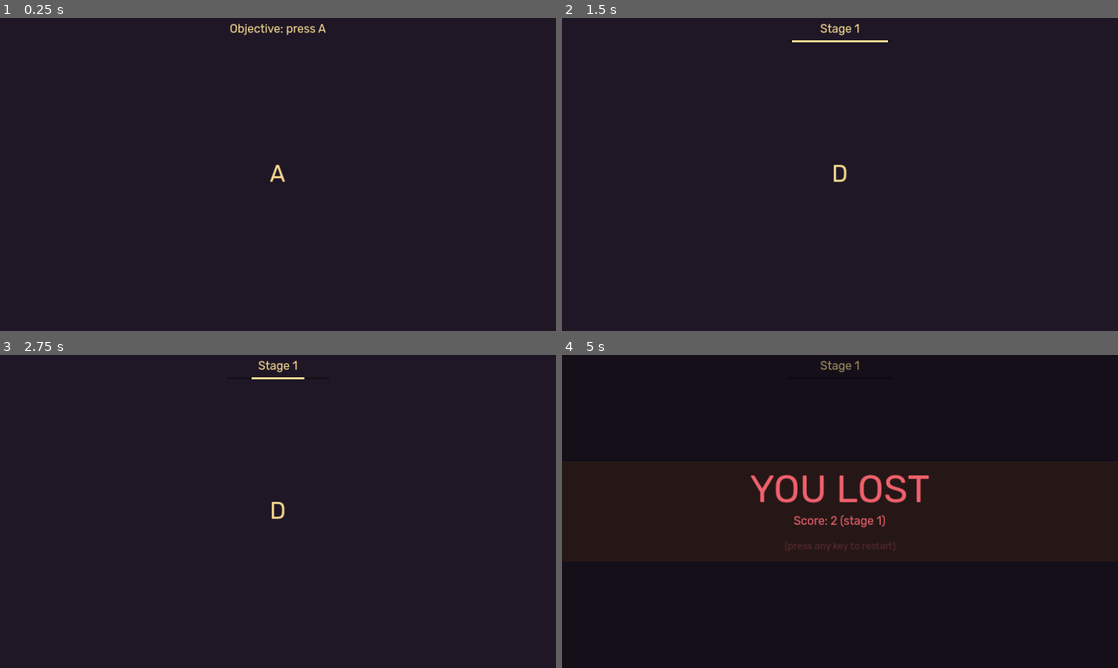
Above: before the commit, frames 1-4 (two rows, left to right).
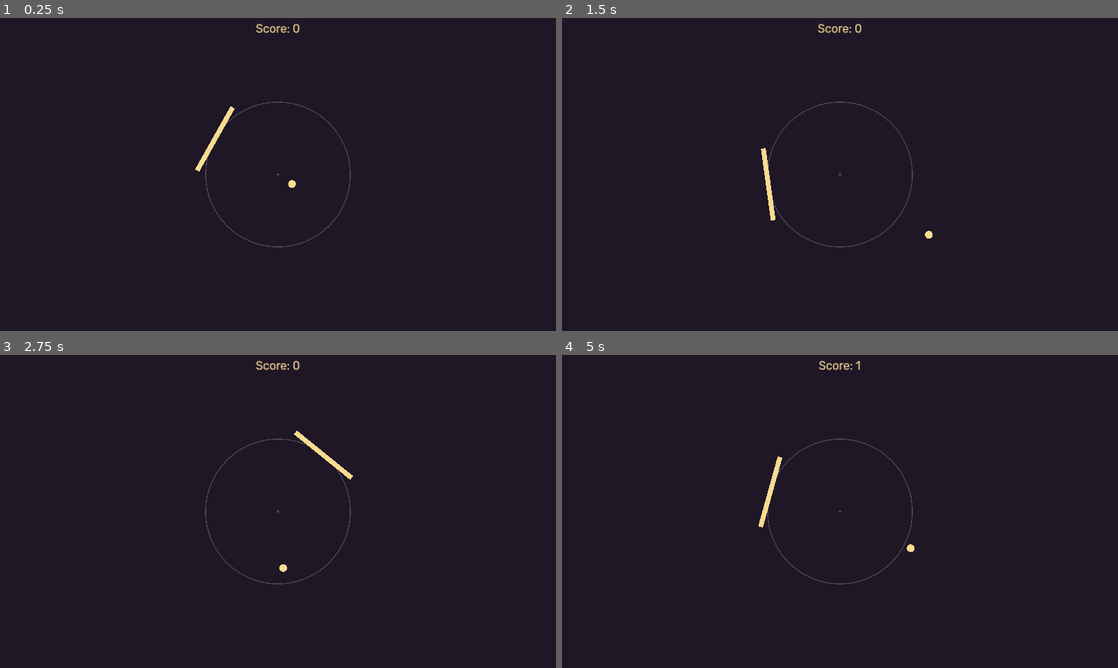
Above: after the commit, the same moments.

Repository: Aurif/gamdev-marathon
Game: Godot game, scene res://scenes/game_2.tscn
Two runs of this game, one before a commit and one after it. Both use one fixed random seed, a clock stepped at 60 frames per second and the inputs below. Before the commit the project starts from res://scenes/game_1.tscn.
Inputs (mouse positions are in pixels of both pictures, inside the frame that each line leads up to):
- Up to frame 1 (0.25 s): no input
- Up to frame 2 (1.5 s): tap A at 0.5, 1.25 s; move the mouse to (962, 158) at 0.52 s; move the mouse to (728, 190) at 1.27 s
- Up to frame 3 (2.75 s): tap Enter at 2 s; move the mouse to (333, 442) at 2.02 s
- Up to frame 4 (5 s): move the mouse to (812, 574) at 2.77 s; move the mouse to (1006, 558) at 3.52 s; move the mouse to (673, 464) at 4.27 s

The runs differ from the first frame. In frame 1, 0.8% of the frame differs, in the area x 35-64%, y 1-74%; in frame 2, 0.8%; in frame 3, 0.8%; in frame 4, 2.1%, in the area x 33-67%, y 1-74%.

Commit message:
G2 - base game

Diff:
--- /dev/null
+++ b/game/common/atoms/input_mouse_rotation/input_mouse_rotation.gd
@@ -0,0 +1,21 @@
+extends Node
+
+@export var center: Vector2
+@export var offset_angle: int
+@export var distance: int
+
+var mouse_pos: Vector2
+
+func _input(event):
+	if event is InputEventMouseMotion:
+		mouse_pos = event.position
+
+func _process(_delta: float) -> void:
+	var rotation_center = Vector2(get_viewport().get_visible_rect().size) * center
+	var rotation_angle = (mouse_pos - rotation_center).angle() + deg_to_rad(offset_angle)
+	get_parent().rotation = rotation_angle
+	get_parent().position = rotation_center + Vector2(0, -distance).rotated(rotation_angle)
+
+	$SpriteCenter.position = rotation_center
+	$SpriteRadius.position = rotation_center
+	$SpriteRadius.radius = distance
--- /dev/null
+++ b/game/common/atoms/keep_position/keep_position.gd
@@ -0,0 +1,16 @@
+@tool
+extends Node
+
+@export var relative_position: Vector2 = Vector2(0.5, 0.5)
+
+func _ready() -> void:
+	if Engine.is_editor_hint():
+		get_parent().position = Vector2(get_tree().edited_scene_root.size) * relative_position
+
+	if not Engine.is_editor_hint():
+		_on_size_changed()
+		get_parent().get_viewport().size_changed.connect(_on_size_changed)
+
+
+func _on_size_changed():
+	get_parent().position = Vector2(get_viewport().get_visible_rect().size) * relative_position
--- /dev/null
+++ b/game/common/atoms/keep_position/keep_position.tscn
@@ -0,0 +1,6 @@
+[gd_scene load_steps=2 format=3 uid="uid://b7olk6ingolg1"]
+
+[ext_resource type="Script" path="res://common/atoms/keep_position/keep_position.gd" id="1_1d0k0"]
+
+[node name="KeepPosition" type="Node"]
+script = ExtResource("1_1d0k0")
--- /dev/null
+++ b/game/common/atoms/sprite_circle/sprite_circle.gd
@@ -0,0 +1,14 @@
+@tool
+extends Node2D
+
+@export var radius: int = 32
+@export var filled: bool = true
+
+func _process(_delta: float) -> void:
+	queue_redraw()
+
+func _draw() -> void:
+	if filled:
+		draw_circle(Vector2.ZERO, radius, Color.WHITE)
+	else:
+		draw_circle(Vector2.ZERO, radius, Color.WHITE, false, 2)
--- /dev/null
+++ b/game/common/atoms/sprite_circle/sprite_circle.tscn
@@ -0,0 +1,6 @@
+[gd_scene load_steps=2 format=3 uid="uid://chynyknwob2sv"]
+
+[ext_resource type="Script" path="res://common/atoms/sprite_circle/sprite_circle.gd" id="1_nrpob"]
+
+[node name="SpriteCircle" type="Node2D"]
+script = ExtResource("1_nrpob")
--- /dev/null
+++ b/game/common/molecules/bouncing_ball/bouncing_ball.gd
@@ -0,0 +1,36 @@
+extends RigidBody2D
+class_name MolBouncingBall
+
+@export var speed: int
+var listeners = {}
+
+func set_direction(velocity: Vector2) -> void:
+	self.linear_velocity = velocity.normalized() * speed
+
+func set_speed(new_speed: int) -> void:
+	if speed == new_speed:
+		return
+	speed = new_speed
+	#self.linear_velocity = self.linear_velocity.normalized() * speed
+
+#
+# Events
+#
+func connect_on_collision(layer: int, callback: Callable) -> void:
+	if not listeners.get(layer):
+		listeners[layer] = []
+	listeners[layer].append(callback)
+
+#
+# Inner logic
+#
+func _integrate_forces(state: PhysicsDirectBodyState2D) -> void:
+	state.linear_velocity = state.linear_velocity.normalized() * speed
+
+func _on_body_entered(body: Node) -> void:
+	for layer in listeners:
+		if not bool(body.collision_layer & (1 << layer)):
+			continue
+		for listener in listeners[layer]:
+			if listener.is_valid():
+				listener.call(self)
--- /dev/null
+++ b/game/common/molecules/bouncing_ball/bouncing_ball.tscn
@@ -0,0 +1,34 @@
+[gd_scene load_steps=5 format=3 uid="uid://ct6c7ehcyifus"]
+
+[ext_resource type="Script" path="res://common/molecules/bouncing_ball/bouncing_ball.gd" id="1_mmtfh"]
+[ext_resource type="PackedScene" uid="uid://chynyknwob2sv" path="res://common/atoms/sprite_circle/sprite_circle.tscn" id="2_1n56m"]
+
+[sub_resource type="PhysicsMaterial" id="PhysicsMaterial_c6oho"]
+friction = 0.0
+bounce = 1.0
+
+[sub_resource type="CircleShape2D" id="CircleShape2D_cgsd0"]
+radius = 8.0
+
+[node name="BouncingBall" type="RigidBody2D"]
+position = Vector2(565, 270)
+collision_layer = 2
+physics_material_override = SubResource("PhysicsMaterial_c6oho")
+gravity_scale = 0.0
+lock_rotation = true
+contact_monitor = true
+max_contacts_reported = 1
+linear_damp_mode = 1
+angular_damp_mode = 1
+script = ExtResource("1_mmtfh")
+speed = 300
+
+[node name="SpriteCircle" parent="." instance=ExtResource("2_1n56m")]
+modulate = Color(0.976471, 0.862745, 0.564706, 1)
+z_index = 1
+radius = 8
+
+[node name="CollisionShape2D" type="CollisionShape2D" parent="."]
+shape = SubResource("CircleShape2D_cgsd0")
+
+[connection signal="body_entered" from="." to="." method="_on_body_entered"]
--- a/game/common/molecules/fail_screen/fail_screen.tscn
+++ b/game/common/molecules/fail_screen/fail_screen.tscn
@@ -141,6 +141,7 @@
 gradient = SubResource("Gradient_1k1ac")
 
 [node name="FailScreen" type="TextureRect"]
+z_index = 10
 anchors_preset = 15
 anchor_right = 1.0
 anchor_bottom = 1.0
--- /dev/null
+++ b/game/game-specific/game_2/game_2.gd
@@ -0,0 +1,36 @@
+extends Node
+
+@export var preset_ball: PackedScene
+@export var n_score_label: Label
+
+var score = 0
+var ball_speed = 300
+
+func _ready() -> void:
+	spawn_ball()
+
+func spawn_ball() -> void:
+	var ball = preset_ball.instantiate() as MolBouncingBall
+	ball.position = get_viewport().get_visible_rect().size/2
+	ball.speed = ball_speed/2
+	ball.set_direction(Vector2(randf_range(0, 1), randf_range(0, 1)))
+	get_parent().add_child.call_deferred(ball)
+	ball.connect_on_collision(0, _on_ball_bounce)
+
+#
+# Logic and UI
+#
+func update_score(new_score: int) -> void:
+	score = new_score
+	n_score_label.text = "Score: "+str(new_score)
+
+#
+# Events
+#
+func _on_ball_bounce(ball: MolBouncingBall) -> void:
+	update_score(score + 1)
+	ball.set_speed(ball_speed)
+
+func _on_ball_exit(ball: MolBouncingBall) -> void:
+	ball.queue_free()
+	spawn_ball()
--- a/game/project.godot
+++ b/game/project.godot
@@ -11,7 +11,7 @@
 [application]
 
 config/name="Game"
-run/main_scene="res://scenes/game_1.tscn"
+run/main_scene="res://scenes/game_2.tscn"
 config/features=PackedStringArray("4.3", "GL Compatibility")
 config/icon="res://icon.svg"
 
--- a/game/scenes/game_1.tscn
+++ b/game/scenes/game_1.tscn
@@ -145,4 +145,5 @@
 layout_mode = 1
 
 [node name="WinScreen" parent="." instance=ExtResource("5_ykjw0")]
+z_index = 0
 layout_mode = 1
--- /dev/null
+++ b/game/scenes/game_2.tscn
@@ -0,0 +1,89 @@
+[gd_scene load_steps=11 format=3 uid="uid://brkhqg6juldpg"]
+
+[ext_resource type="PackedScene" uid="uid://ju7maq1qeu40" path="res://common/molecules/background.tscn" id="1_8dvox"]
+[ext_resource type="Script" path="res://game-specific/game_2/game_2.gd" id="1_qr1jq"]
+[ext_resource type="Theme" uid="uid://c02k6aerkrk2u" path="res://common/atoms/theme.tres" id="2_qwjp1"]
+[ext_resource type="Script" path="res://common/atoms/input_mouse_rotation/input_mouse_rotation.gd" id="3_j5t68"]
+[ext_resource type="PackedScene" uid="uid://chynyknwob2sv" path="res://common/atoms/sprite_circle/sprite_circle.tscn" id="3_m0wmc"]
+[ext_resource type="PackedScene" uid="uid://djgstwib3m7n0" path="res://common/molecules/fail_screen/fail_screen.tscn" id="4_8ygvy"]
+[ext_resource type="PackedScene" uid="uid://cdo5hamcxy2ol" path="res://common/molecules/win_screen/win_screen.tscn" id="5_2bgwv"]
+[ext_resource type="PackedScene" uid="uid://ct6c7ehcyifus" path="res://common/molecules/bouncing_ball/bouncing_ball.tscn" id="6_7gih1"]
+[ext_resource type="PackedScene" uid="uid://b7olk6ingolg1" path="res://common/atoms/keep_position/keep_position.tscn" id="7_ypl4p"]
+
+[sub_resource type="CircleShape2D" id="CircleShape2D_fb011"]
+radius = 281.044
+
+[node name="Root" type="Control"]
+layout_mode = 3
+anchors_preset = 15
+anchor_right = 1.0
+anchor_bottom = 1.0
+grow_horizontal = 2
+grow_vertical = 2
+metadata/_edit_lock_ = true
+
+[node name="Game2" type="Node" parent="." node_paths=PackedStringArray("n_score_label")]
+script = ExtResource("1_qr1jq")
+preset_ball = ExtResource("6_7gih1")
+n_score_label = NodePath("../Score")
+
+[node name="Background" parent="." instance=ExtResource("1_8dvox")]
+layout_mode = 1
+metadata/_edit_lock_ = true
+
+[node name="Score" type="Label" parent="."]
+layout_mode = 1
+anchors_preset = 10
+anchor_right = 1.0
+offset_top = 8.0
+offset_bottom = 42.0
+grow_horizontal = 2
+theme = ExtResource("2_qwjp1")
+text = "Score: 0"
+horizontal_alignment = 1
+
+[node name="CharacterBody2D" type="CharacterBody2D" parent="."]
+position = Vector2(561, 380)
+motion_mode = 1
+
+[node name="InputMouseRotation" type="Node" parent="CharacterBody2D"]
+script = ExtResource("3_j5t68")
+center = Vector2(0.5, 0.5)
+offset_angle = 90
+distance = 150
+
+[node name="SpriteCenter" parent="CharacterBody2D/InputMouseRotation" instance=ExtResource("3_m0wmc")]
+modulate = Color(0.294118, 0.258824, 0.32549, 1)
+radius = 3
+
+[node name="SpriteRadius" parent="CharacterBody2D/InputMouseRotation" instance=ExtResource("3_m0wmc")]
+modulate = Color(0.294118, 0.258824, 0.32549, 1)
+filled = false
+
+[node name="Polygon2D" type="Polygon2D" parent="CharacterBody2D"]
+z_index = 1
+color = Color(0.976471, 0.862745, 0.564706, 1)
+polygon = PackedVector2Array(-75, -5, 75, -5, 75, 5, -75, 5)
+
+[node name="CollisionPolygon2D" type="CollisionPolygon2D" parent="CharacterBody2D"]
+polygon = PackedVector2Array(-75, -5, 75, -5, 75, 5, -75, 5)
+
+[node name="Area2D" type="Area2D" parent="."]
+position = Vector2(576, 324)
+collision_mask = 2
+
+[node name="CollisionShape2D" type="CollisionShape2D" parent="Area2D"]
+shape = SubResource("CircleShape2D_fb011")
+
+[node name="KeepPosition" parent="Area2D" instance=ExtResource("7_ypl4p")]
+
+[node name="FailScreen" parent="." instance=ExtResource("4_8ygvy")]
+layout_mode = 1
+metadata/_edit_lock_ = true
+
+[node name="WinScreen" parent="." instance=ExtResource("5_2bgwv")]
+z_index = 0
+layout_mode = 1
+metadata/_edit_lock_ = true
+
+[connection signal="body_exited" from="Area2D" to="Game2" method="_on_ball_exit"]
